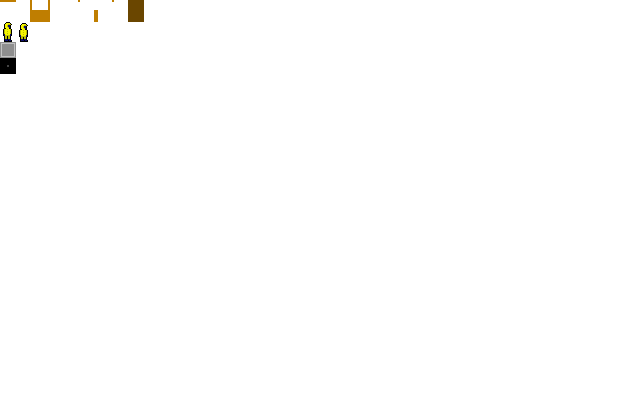
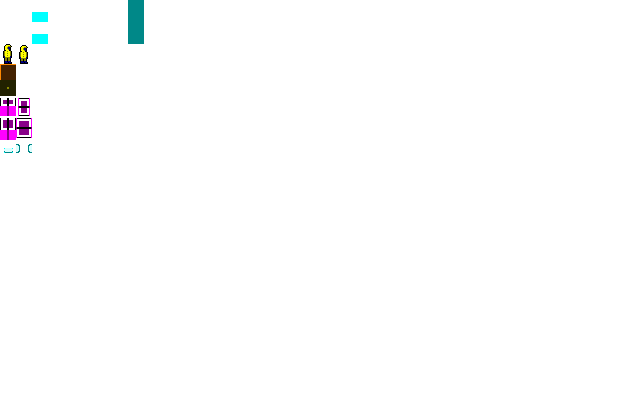
Two versions of the same layered image (640×400). Layer-by-layer changes:
added layer "WindowTop" above "WindowFront" over [16, 144, 32, 153]
added layer "WindowFront" above "OuterDoorFront" over [4, 148, 13, 153]
added layer "OuterDoorFront" above "OuterDoorTop" over [0, 118, 16, 140]
added layer "OuterDoorTop" above "InnerDoorTop" over [16, 118, 32, 138]
added layer "InnerDoorTop" above "InnerDootFront" over [18, 98, 30, 116]
added layer "InnerDootFront" above "OuterFloor" over [0, 98, 16, 116]
painted on "OuterFloor" over [0, 58, 16, 96]
painted on "InnerFloor" over [0, 42, 16, 80]
renamed "Angler copy" to "AnglerBob", painted on it over [19, 38, 28, 64]
painted on "Angler" over [3, 22, 12, 64]
renamed "Pasted Layer" to "OuterWall #1", moved it above "InnerWall", painted on it over [0, 22, 144, 44]
renamed "OuterWall" to "InnerWall", moved it above "Background", painted on it over [0, 0, 144, 22]
